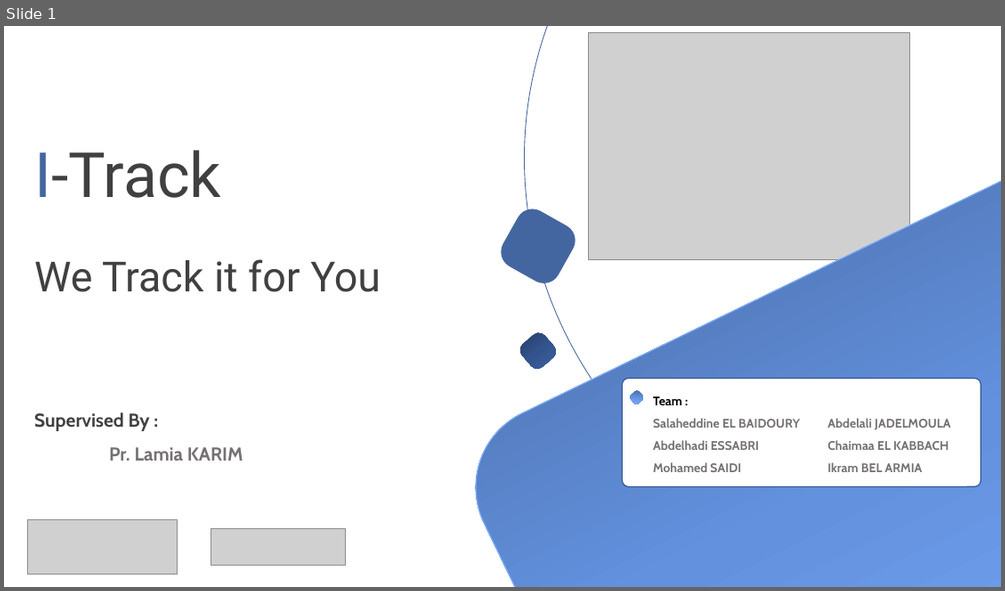
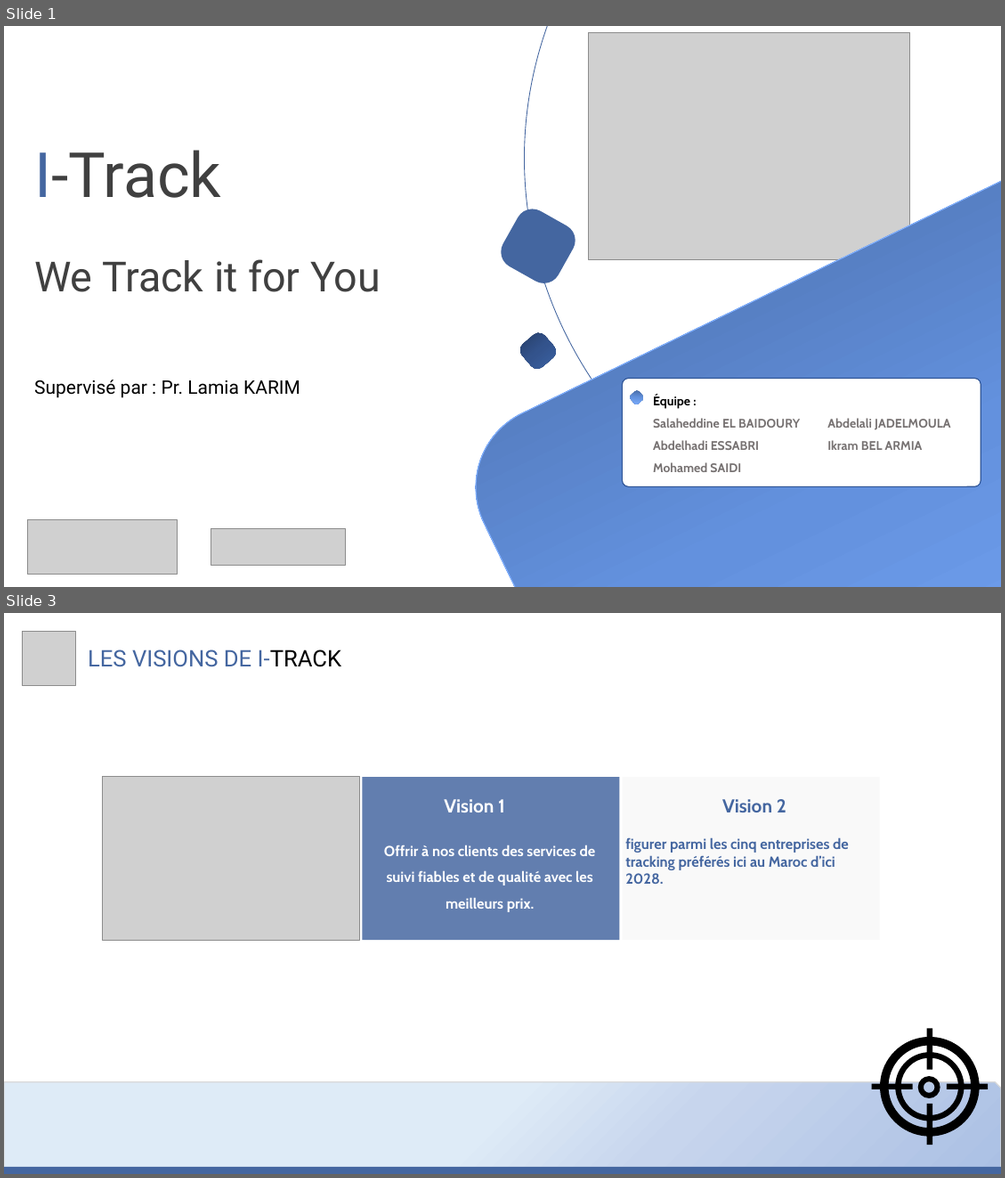
Before and after one commit to MiSalah/Real-Time-Data-Streaming-Analytics-System-for-tracking-Pedestrians, a slide deck: Progress' Presentations/Etat d'avancement - S1.pptx. Shown one above the other, each under a label of ours: slide 1 before the commit, slides 1 and 3 after it; the slides between them are not shown. The pictures are 1005x591 and 1005x1178 pixels, drawn with LibreOffice and Linux fonts; fonts in the diff are those of the drawing; grey boxes stand for pictures. Boxes give left, top, right and bottom in pixels: in the first picture for what was removed or moved away, otherwise in the second. Text is boxed around its words. In the diff, an @@ line names an element or a change of style, - is before the commit and + after.

```diff
--- a/Progress' Presentations/Etat d'avancement - S1.pptx
+++ b/Progress' Presentations/Etat d'avancement - S1.pptx
@@ slide 3 added at (x1=4, y1=613, x2=1001, y2=1174), background #FFFFFF @@
@@ picture added at (x1=22, y1=631, x2=76, y2=686) @@
@@ text added at (x1=88, y1=649, x2=341, y2=667), 22 pt, text #4466A0 @@
+LES VISIONS DE I-TRACK
@@ group added at (x1=102, y1=776, x2=880, y2=940): 4 texts, 2 rectangles, 1 picture @@
+Vision 1
+Vision 2
+Offrir à nos clients des services de suivi fiables et de qualité avec les meilleurs prix.
+figurer parmi les cinq entreprises de tracking préférés ici au Maroc d’ici 2028.
@@ freeform shape added at (x1=871, y1=1027, x2=988, y2=1144), fill #000000 @@
@@ snip rect added at (x1=4, y1=1082, x2=1001, y2=1174), fill gradient #DEEBF7 to #C7D5ED to #ABC0E4, outline #D9D9D9 1 pt @@
@@ freeform shape added at (x1=917, y1=1075, x2=940, y2=1098), fill #000000 @@
@@ rectangle added at (x1=4, y1=1167, x2=1001, y2=1174), fill #4466A0 @@
@@ slide 1 changed as well @@
@@ text at (x1=34, y1=379, x2=300, y2=398): text changed; font Cabin to Roboto; text colour #404040 to #000000; bold off @@
-Supervised By :
-Pr. Lamia KARIM
+Supervisé par : Pr. Lamia KARIM
@@ text at (x1=653, y1=394, x2=690, y2=409): text changed @@
-Team :
+Équipe :
@@ text at (x1=827, y1=440, x2=948, y2=450): paragraph removed @@
-Chaimaa EL KABBACH
```
Also in this commit, not shown: 2 other slides changed, 10 other slides added, 4 slides removed, 2 other files.
